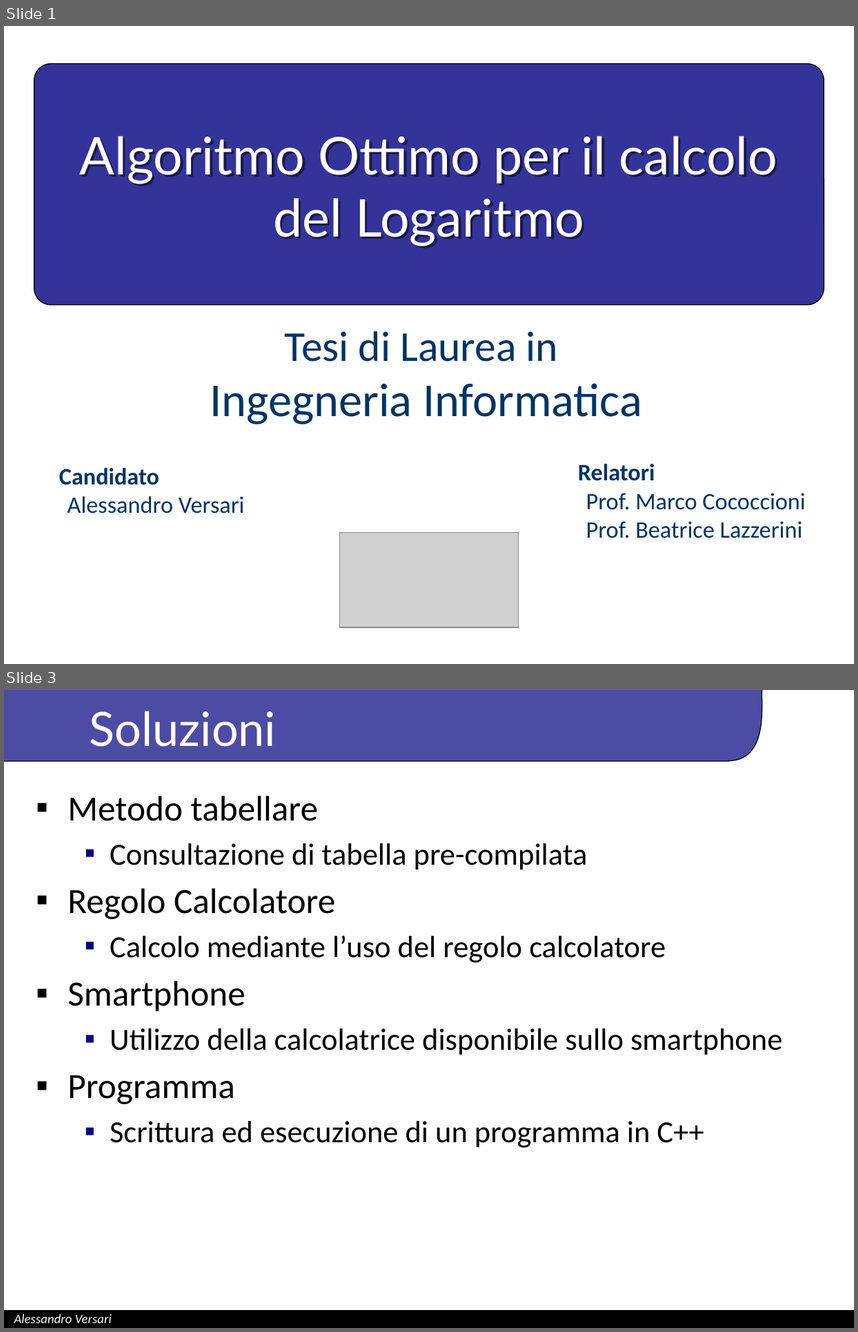
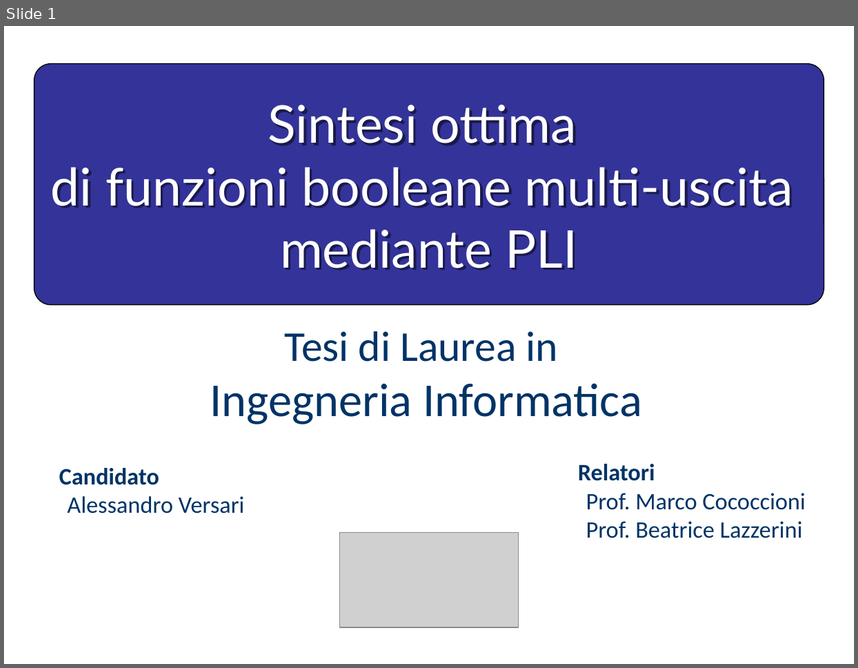
Before and after one commit to just-hms/Optimal-synthesis-of-multi-output-boolean-functions-using-ILP, a slide deck: PresentazioneTesiVersari.pptx. Shown one above the other, each under a label of ours: slides 1 and 3 before the commit, slide 1 after it; the slides between them are not shown. The pictures are 858x1332 and 858x668 pixels, drawn with LibreOffice and Linux fonts; fonts in the diff are those of the drawing; grey boxes stand for pictures; background and template pictures are left out. Boxes give left, top, right and bottom in pixels: in the first picture for what was removed or moved away, otherwise in the second. Text is boxed around its words. In the diff, an @@ line names an element or a change of style, - is before the commit and + after.

```diff
--- a/PresentazioneTesiVersari.pptx
+++ b/PresentazioneTesiVersari.pptx
@@ slide 3 removed at (x1=4, y1=690, x2=854, y2=1328), background #FFFFFF @@
@@ freeform shape removed at (x1=4, y1=690, x2=771, y2=761) @@
@@ rectangle removed at (x1=764, y1=690, x2=853, y2=778) @@
@@ title removed at (x1=90, y1=711, x2=277, y2=747) @@
-Soluzioni
@@ text removed at (x1=771, y1=753, x2=842, y2=779) @@
-PerLab
@@ text removed at (x1=67, y1=796, x2=782, y2=1147) @@
-▪ Metodo tabellare
-  ▪ Consultazione di tabella pre-compilata
-▪ Regolo Calcolatore
-  ▪ Calcolo mediante l’uso del regolo calcolatore
-▪ Smartphone
-  ▪ Utilizzo della calcolatrice disponibile sullo smartphone
-▪ Programma
-  ▪ Scrittura ed esecuzione di un programma in C++
@@ rectangle removed at (x1=4, y1=1310, x2=854, y2=1328) @@
@@ text removed at (x1=14, y1=1314, x2=112, y2=1323) @@
-Alessandro Versari
@@ slide 1 changed as well @@
@@ title at (x1=51, y1=105, x2=793, y2=270): text changed @@
-Algoritmo Ottimo per il calcolo del Logaritmo
+Sintesi ottima
+di funzioni booleane multi-uscita
+mediante PLI
```
Also in this commit, not shown: 3 slides added, 2 other slides removed, 7 other files.
